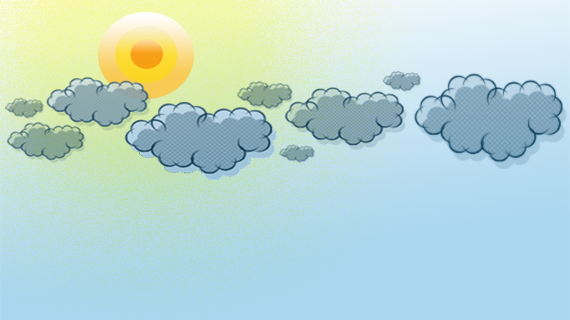
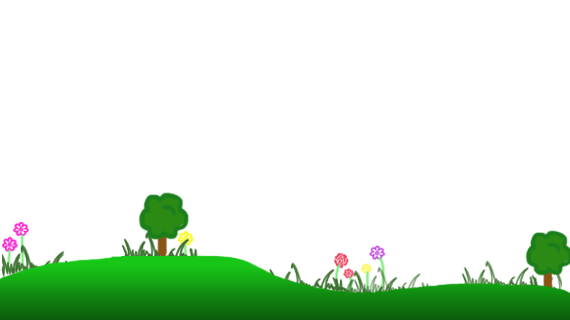
Two versions of the same layered image (570px x 320px). Layer-by-layer changes:
removed layer "Layer 8" over [5, 71, 567, 180]
removed layer "Ellipse 1 copy" (was 69%) over [130, 39, 163, 69]
removed layer "Ellipse 2 copy" (was 59%) over [115, 26, 178, 83]
added group "Overlay" with 7 layers above "Background" over [0, 96, 570, 320]
added layer "Ground below" in group "Overlay" over [0, 255, 570, 320]
added layer "Tree copy 2" in group "Overlay" over [138, 192, 190, 258]
added layer "Tree copy" in group "Overlay" over [525, 230, 570, 293]
added layer "Grass" (84%) in group "Overlay" over [2, 222, 562, 302]
hid "Ellipse 3 copy", painted on it over [98, 12, 194, 99]
hid "Layer 1" over [0, 0, 570, 320]
